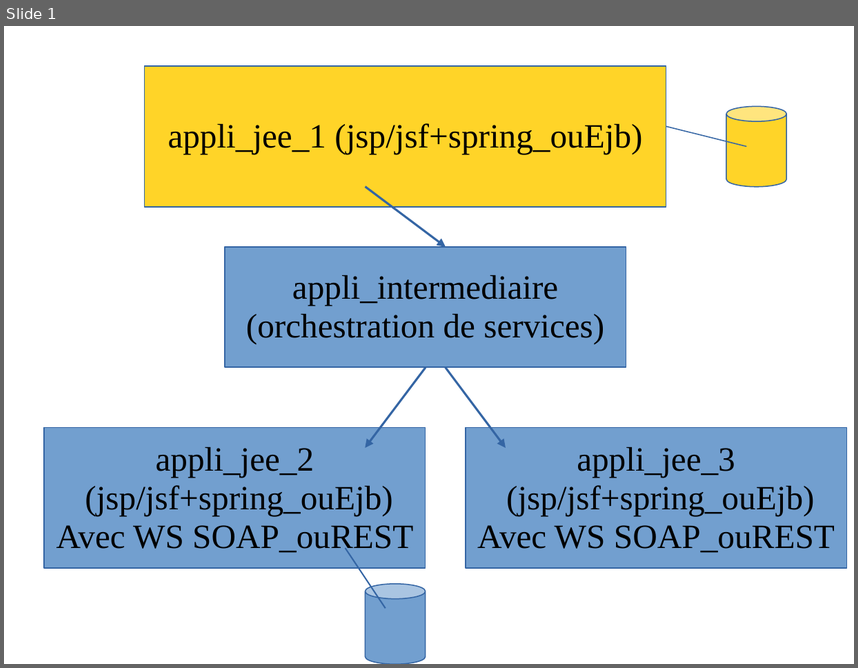
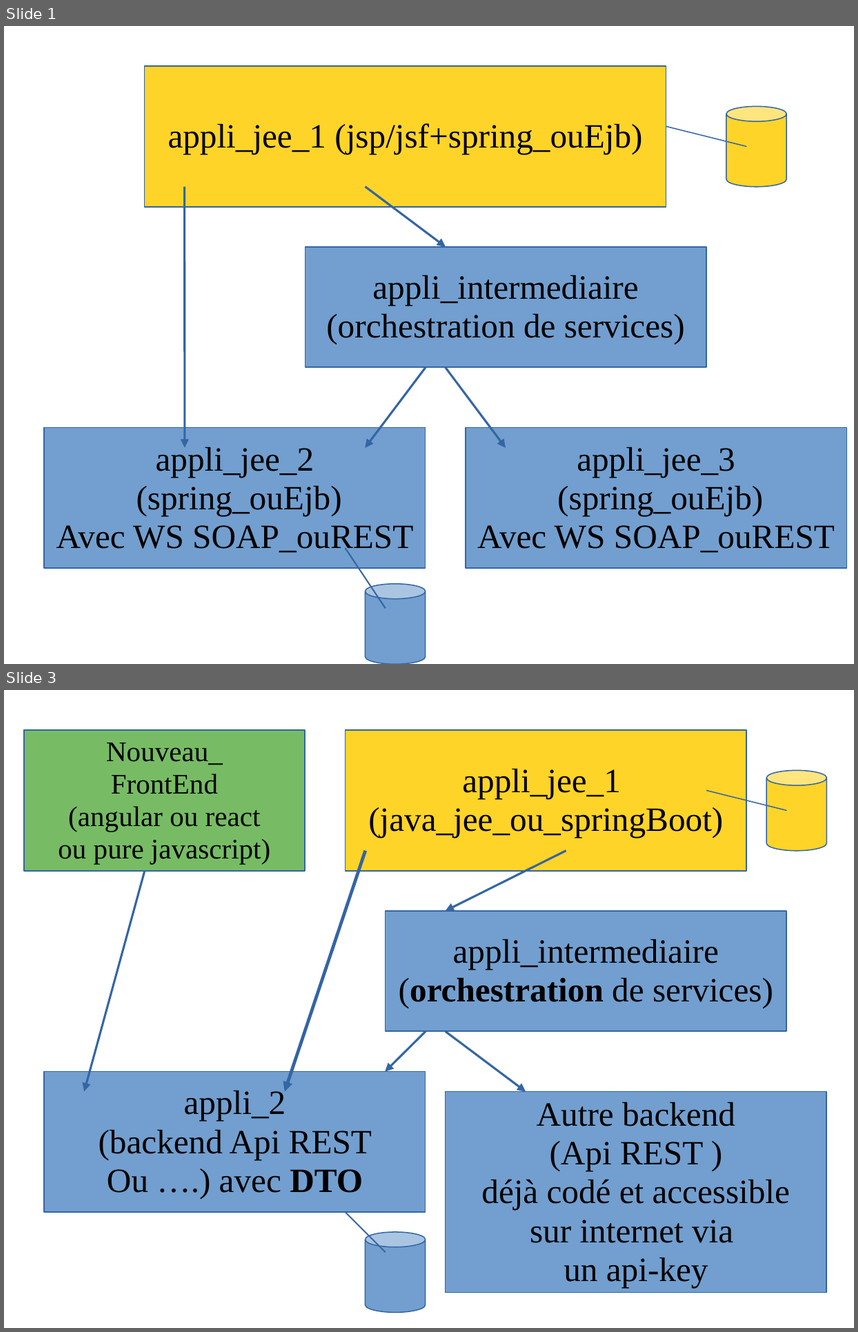
Before and after one commit to didier-tp/afc2021, a slide deck: docs/soa_microservices/orchestration-afcepf-4t.ppt. Shown one above the other, each under a label of ours: slide 1 before the commit, slides 1 and 3 after it; the slides between them are not shown. The pictures are 858x668 and 858x1332 pixels, drawn with LibreOffice and Linux fonts; fonts in the diff are those of the drawing. Boxes give left, top, right and bottom in pixels: in the first picture for what was removed or moved away, otherwise in the second. Text is boxed around its words. In the diff, an @@ line names an element or a change of style, - is before the commit and + after.

```diff
--- a/docs/soa_microservices/orchestration-afcepf-4t.ppt
+++ b/docs/soa_microservices/orchestration-afcepf-4t.ppt
@@ slide 3 added at box(4, 690, 854, 1328), background #FFFFFF @@
@@ rectangle added at box(25, 730, 306, 870), fill #77BC65, outline #3465A4 0.74 pt, 20 pt, text #000000 @@
+Nouveau_
+FrontEnd
+(angular ou react
+ou pure javascript)
@@ rectangle added at box(346, 730, 747, 870), fill #FFD428, outline #3465A4 0.74 pt, 24 pt, text #000000 @@
+appli_jee_1
+(java_jee_ou_springBoot)
@@ cylinder added at box(766, 771, 826, 851), fill #FFD428, outline #3465A4 0.74 pt @@
@@ line added from (706, 790) to (787, 810), #3465A4 0.74 pt @@
@@ arrow added from (365, 850) to (284, 1092), #3465A4 2.3 pt @@
@@ arrow added from (566, 850) to (446, 910), #3465A4 1.5 pt @@
@@ arrow added from (145, 870) to (85, 1092), #3465A4 1.5 pt @@
@@ rectangle added at box(385, 910, 787, 1030), fill #729FCF, outline #3465A4 0.74 pt, 24 pt, text #000000 @@
+appli_intermediaire
+(orchestration de services)
@@ arrow added from (426, 1032) to (385, 1071), #3465A4 1.5 pt @@
@@ arrow added from (446, 1032) to (526, 1092), #3465A4 1.5 pt @@
@@ rectangle added at box(44, 1071, 425, 1212), fill #729FCF, outline #3465A4 0.74 pt, 24 pt, text #000000 @@
+appli_2
+(backend Api REST
+Ou ….) avec DTO
@@ rectangle added at box(446, 1092, 826, 1292), fill #729FCF, outline #3465A4 0.74 pt, 24 pt, text #000000 @@
+Autre backend
+(Api REST )
+déjà codé et accessible
+sur internet via
+un api-key
@@ line added from (346, 1212) to (385, 1252), #3465A4 0.99 pt @@
@@ cylinder added at box(365, 1231, 425, 1312), fill #729FCF, outline #3465A4 0.74 pt @@
@@ slide 1 changed as well @@
@@ arrow added from (184, 186) to (184, 447), #3465A4 1.5 pt @@
@@ rectangle "appli_intermediaire (orchestration de services)": place and size @@
-rectangle "appli_intermediaire (orchestration de services)" at box(224, 246, 626, 366)
+rectangle "appli_intermediaire (orchestration de services)" at box(305, 246, 706, 366)
@@ text in rectangle at box(136, 443, 342, 516): text changed @@
-appli_jee_2
-(jsp/jsf+spring_ouEjb)
+appli_jee_2
+(spring_ouEjb)
@@ text in rectangle at box(557, 447, 763, 516): text changed @@
-appli_jee_3
-(jsp/jsf+spring_ouEjb)
+appli_jee_3
+(spring_ouEjb)
```
Also in this commit, not shown: 1 other slide added, 1 other file.
